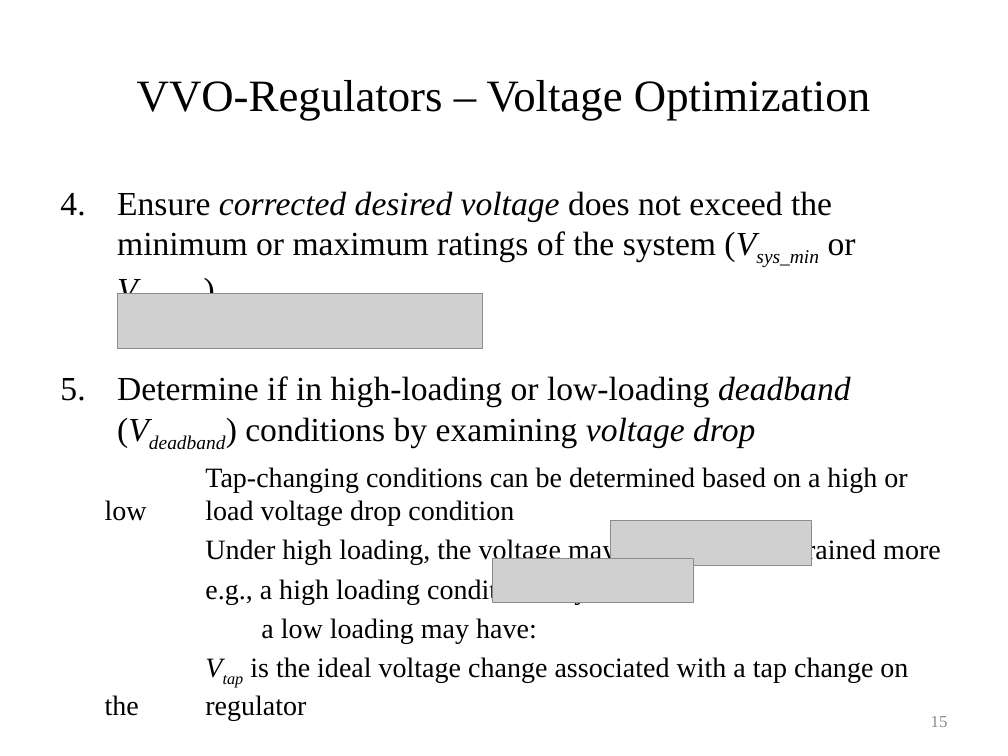
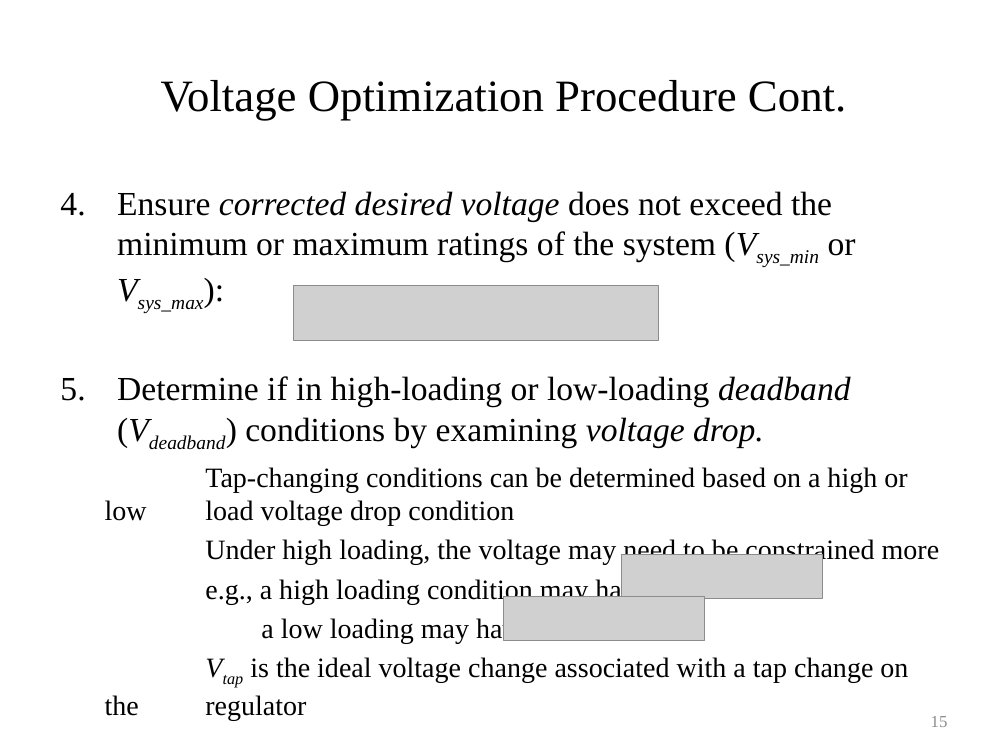
Before and after one commit to gridlab-d/course, a slide deck: slide 15 of University of Washington Class/Module 6 - Volt-VAR optimization.pptx. Drawn at 1008x756 pixels with LibreOffice and Linux fonts; fonts in the diff are those of the drawing; grey boxes stand for pictures. Boxes give left, top, right and bottom in pixels: in the first picture for what was removed or moved away, otherwise in the second. Text is boxed around its words. In the diff, an @@ line names an element or a change of style, - is before the commit and + after.

```diff
--- a/University of Washington Class/Module 6 - Volt-VAR optimization.pptx
+++ b/University of Washington Class/Module 6 - Volt-VAR optimization.pptx
@@ title at <box>161,80,846,120</box>: text changed @@
-VVO-Regulators – Voltage Optimization
+Voltage Optimization Procedure Cont.
@@ text at <box>117,191,856,447</box>: text changed @@
-4. Ensure corrected desired voltage does not exceed the minimum or maximum ratings of the system (Vsys_min or Vsys_max)
-5. Determine if in high-loading or low-loading deadband (Vdeadband) conditions by examining voltage drop
+4. Ensure corrected desired voltage does not exceed the minimum or maximum ratings of the system (Vsys_min or Vsys_max):
+5. Determine if in high-loading or low-loading deadband (Vdeadband) conditions by examining voltage drop.
@@ picture: place and size @@
-picture at <box>118,294,483,349</box>
+picture at <box>294,285,659,340</box>
@@ text at <box>205,538,940,565</box>: text changed @@
-  Under high loading, the voltage may want to be constrained more
+  Under high loading, the voltage may need to be constrained more
@@ picture removed at <box>611,521,811,565</box> @@
@@ picture removed at <box>493,558,694,603</box> @@
@@ picture added at <box>622,554,823,599</box> @@
@@ picture added at <box>504,597,705,641</box> @@
```
Also in this commit, not shown: 20 other slides changed, 7 slides added, 9 slides removed.
